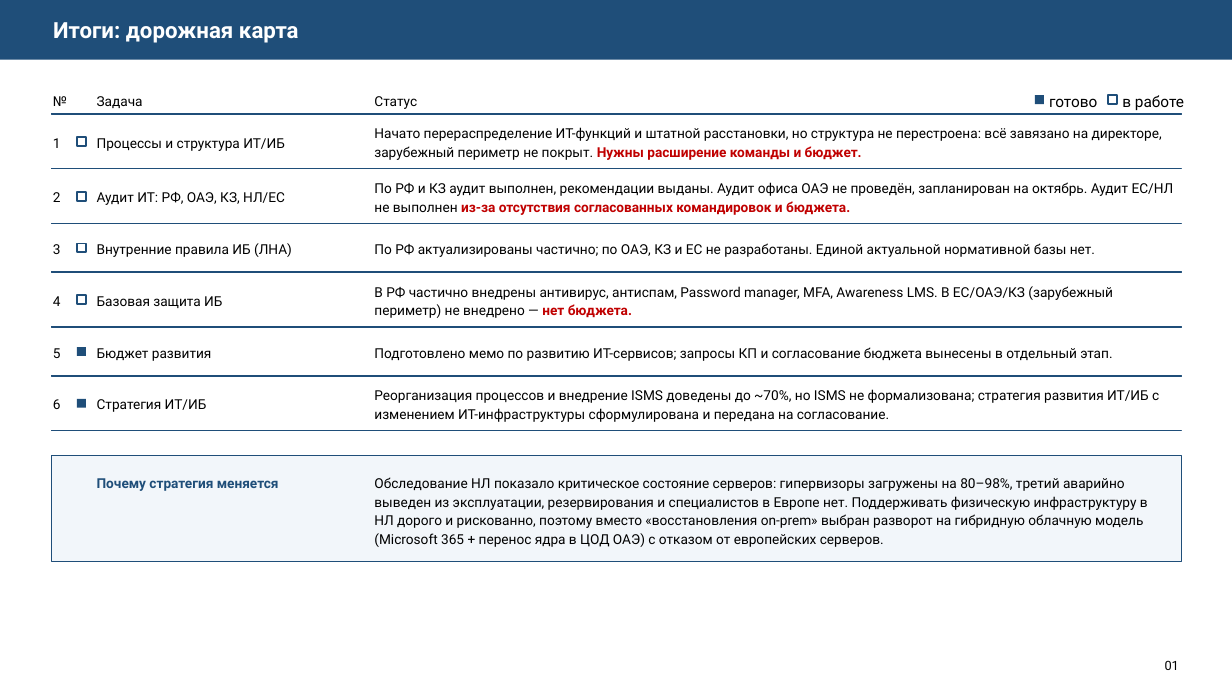
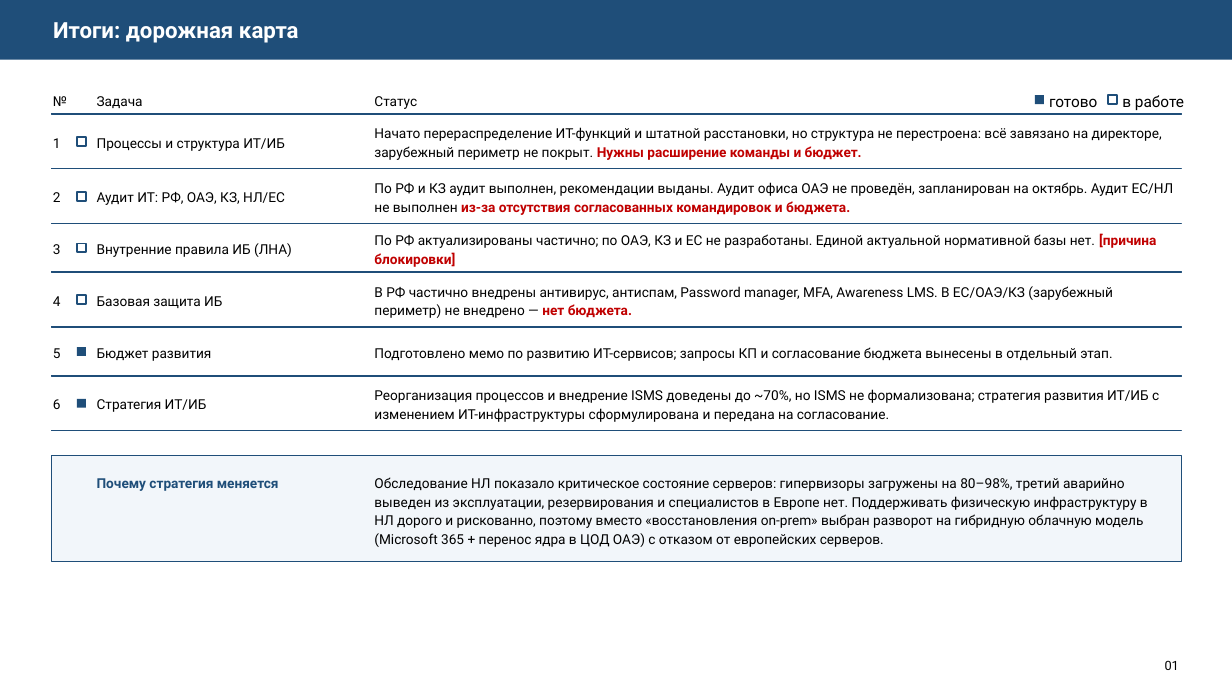
Before and after one commit to jordanbarnesceo88-tech/bpnm, a slide deck: slide 2 of presentation/Plan_IT-IB_v2.2.pptx. Drawn at 1232x693 pixels with LibreOffice and Linux fonts; fonts in the diff are those of the drawing. Boxes give left, top, right and bottom in pixels: in the first picture for what was removed or moved away, otherwise in the second. Text is boxed around its words. In the diff, an @@ line names an element or a change of style, - is before the commit and + after.

```diff
--- a/presentation/Plan_IT-IB_v2.2.pptx
+++ b/presentation/Plan_IT-IB_v2.2.pptx
@@ text at box(374, 233, 1156, 267): text changed @@
-По РФ актуализированы частично; по ОАЭ, КЗ и ЕС не разработаны. Единой актуальной нормативной базы нет.
+По РФ актуализированы частично; по ОАЭ, КЗ и ЕС не разработаны. Единой актуальной нормативной базы нет. [причина блокировки]
```
Also in this commit, not shown: 5 other slides changed, 1 other file.
